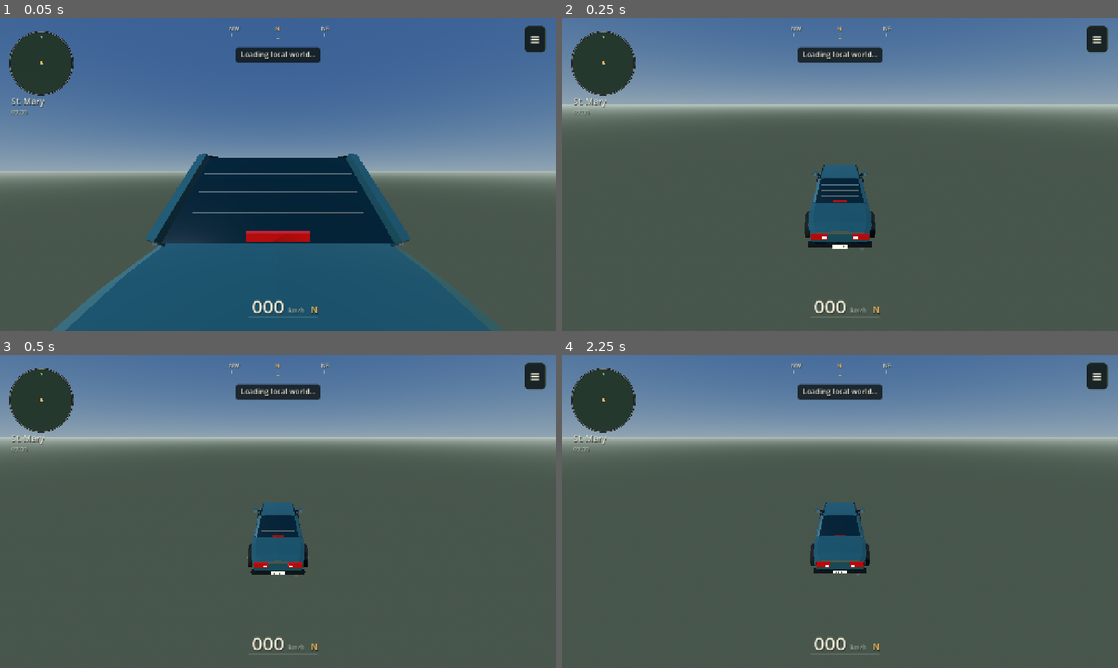
Above: before the commit, frames 1-4 (two rows, left to right).
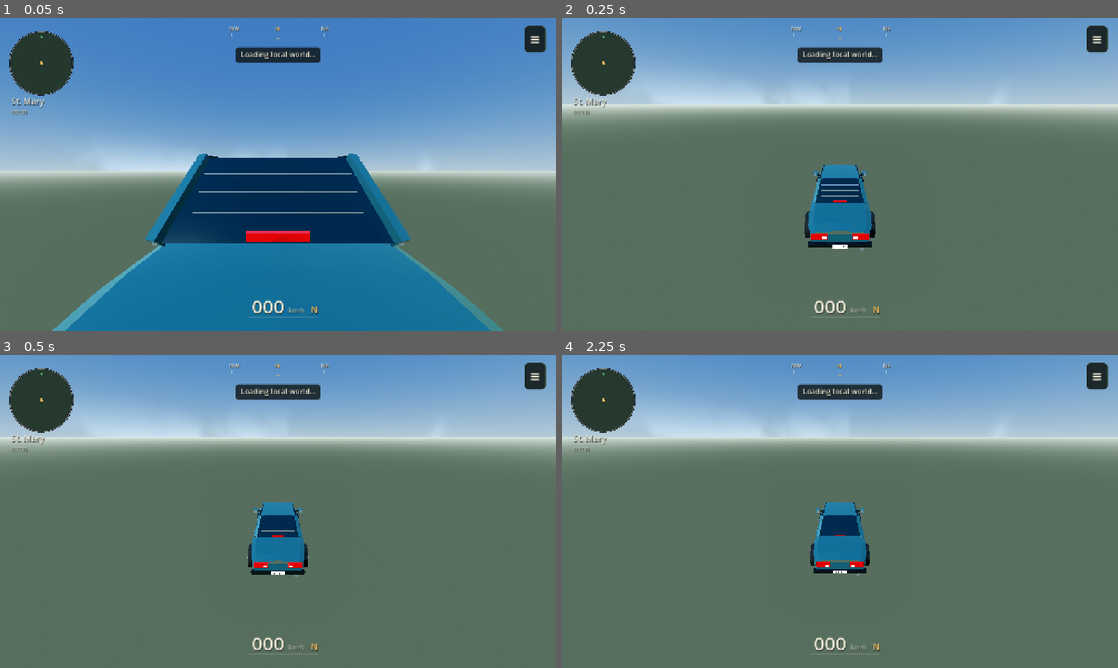
Above: after the commit, the same moments.

Repository: rell28194-rgb/yardman
Game: Godot game, scene res://main.tscn
The game is run twice, just before and just after one commit, with the same random seed, the same clock (stepped at 60 frames per second) and the same inputs.
Inputs (mouse positions are in pixels of both pictures, inside the frame that each line leads up to):
- Up to frame 1 (0.05 s): no input
- Up to frame 2 (0.25 s): no input
- Up to frame 3 (0.5 s): no input
- Up to frame 4 (2.25 s): tap Enter at 0.5 s; move the mouse to (962, 495) at 0.52 s; hold Right (ui_right) 0.53-1.25 s; tap E at 0.6 s; click (962, 495) at 0.67 s; tap Space at 0.77 s; click "≡" at 1.25 s; click "×" at 2 s

The runs differ from the first frame. In frame 1, 76% of the frame differs, in the area x 0-100%, y 0-100%; in frame 2, 52%; in frame 3, 51%; in frame 4, 52%.

Commit message:
graphics: recover filmic grade and tropical cloud layer

Diff:
--- a/godot/scripts/map_quality_bootstrap.gd
+++ b/godot/scripts/map_quality_bootstrap.gd
@@ -1,17 +1,25 @@
 extends Node
 
-# One-shot map-first presentation bootstrap. This branch is deliberately about
-# the Jamaica world itself; it does not add AI, jobs, traffic or placeholder
-# vehicle systems.
+# Map-first presentation bootstrap. This branch is deliberately about the
+# Jamaica world itself; it does not add AI, jobs, traffic or placeholder
+# vehicle systems. It also carries forward the proven graphics-pass image
+# treatment without reviving that older branch's runtime stack.
 var _applied := false
 var _buildings: JamaicaBuildingStreamer
+var _scene: Node
+var _sky_material: ProceduralSkyMaterial
+var _cloud_texture: ImageTexture
+var _cloud_clock := 0.0
 
 func _ready() -> void:
     set_process(true)
 
-func _process(_delta: float) -> void:
+func _process(delta: float) -> void:
     if _applied:
-        set_process(false)
+        _cloud_clock += delta
+        if _cloud_clock >= 0.5:
+            _cloud_clock = 0.0
+            _update_cloud_tint()
         return
     var scene := get_tree().current_scene
     if scene == null or not scene.has_method("set_quality"):
@@ -21,14 +29,27 @@
     # quality target instead of the later performance-first profile.
     scene.call("set_quality", "Quality")
     get_viewport().scaling_3d_scale = 1.0
+    _scene = scene
 
     var environment_value = scene.get("environment")
     if environment_value is Environment:
         var environment: Environment = environment_value
-        environment.tonemap_exposure = 1.03
+        # Graphics-pass recovery: filmic highlight rolloff, restrained grade,
+        # and quality-tier bloom. These are image settings, not old gameplay.
+        environment.tonemap_mode = Environment.TONE_MAPPER_FILMIC
+        environment.tonemap_exposure = 1.02
+        environment.glow_enabled = true
+        environment.glow_intensity = 0.22
+        environment.glow_strength = 0.72
+        environment.glow_bloom = 0.06
+        environment.adjustment_enabled = true
+        environment.adjustment_brightness = 1.0
+        environment.adjustment_contrast = 1.06
+        environment.adjustment_saturation = 1.08
         environment.ambient_light_energy = clampf(environment.ambient_light_energy, 0.62, 0.72)
         environment.ambient_light_sky_contribution = maxf(environment.ambient_light_sky_contribution, 0.30)
         environment.fog_density = minf(environment.fog_density, 0.000016)
+        _install_cloud_layer(environment)
 
     var sun_value = scene.get("sun")
     if sun_value is DirectionalLight3D:
@@ -50,7 +71,48 @@
             _upgrade_building_cell(entry.root)
 
     _applied = true
-    set_process(false)
+    _update_cloud_tint()
+
+func _make_cloud_texture() -> ImageTexture:
+    # Ported from the dedicated graphics lane. Sampling around a 3D ring makes
+    # the equirectangular longitude seam wrap continuously.
+    var noise := FastNoiseLite.new()
+    noise.seed = 28194
+    noise.noise_type = FastNoiseLite.TYPE_SIMPLEX_SMOOTH
+    noise.frequency = 0.82
+    noise.fractal_type = FastNoiseLite.FRACTAL_FBM
+    noise.fractal_octaves = 4
+    noise.fractal_lacunarity = 2.0
+    noise.fractal_gain = 0.52
+    var image := Image.create(512, 256, false, Image.FORMAT_RGB8)
+    for y in range(256):
+        var latitude := (float(y) / 255.0 - 0.5) * PI
+        var ring := cos(latitude)
+        for x in range(512):
+            var longitude := float(x) / 512.0 * TAU
+            var sample := noise.get_noise_3d(cos(longitude) * ring * 3.2, sin(longitude) * ring * 3.2, sin(latitude) * 2.4)
+            var wisps := noise.get_noise_3d(cos(longitude) * ring * 7.0 + 19.0, sin(longitude) * ring * 7.0 - 7.0, sin(latitude) * 5.0)
+            var cloud := smoothstep(0.02, 0.48, sample + wisps * 0.20)
+            cloud *= smoothstep(-0.18, 0.22, sin(latitude))
+            image.set_pixel(x, y, Color(cloud * 0.42, cloud * 0.45, cloud * 0.48))
+    image.generate_mipmaps()
+    return ImageTexture.create_from_image(image)
+
+func _install_cloud_layer(environment: Environment) -> void:
+    if environment.sky == null or not environment.sky.sky_material is ProceduralSkyMaterial:
+        return
+    _sky_material = environment.sky.sky_material as ProceduralSkyMaterial
+    _cloud_texture = _make_cloud_texture()
+    _sky_material.sky_cover = _cloud_texture
+    _sky_material.sky_cover_modulate = Color(0.88, 0.93, 1.0)
+    _sky_material.use_debanding = true
+
+func _update_cloud_tint() -> void:
+    if _sky_material == null or _scene == null:
+        return
+    var hour := float(_scene.get("day_hour"))
+    var daylight := clampf(sin((hour - 6.0) * PI / 12.0), 0.0, 1.0)
+    _sky_material.sky_cover_modulate = Color(0.035, 0.055, 0.10).lerp(Color(0.88, 0.93, 1.0), daylight)
 
 func _on_building_cell_ready(cell: Vector2i, _building_count: int) -> void:
     if _buildings == null:
